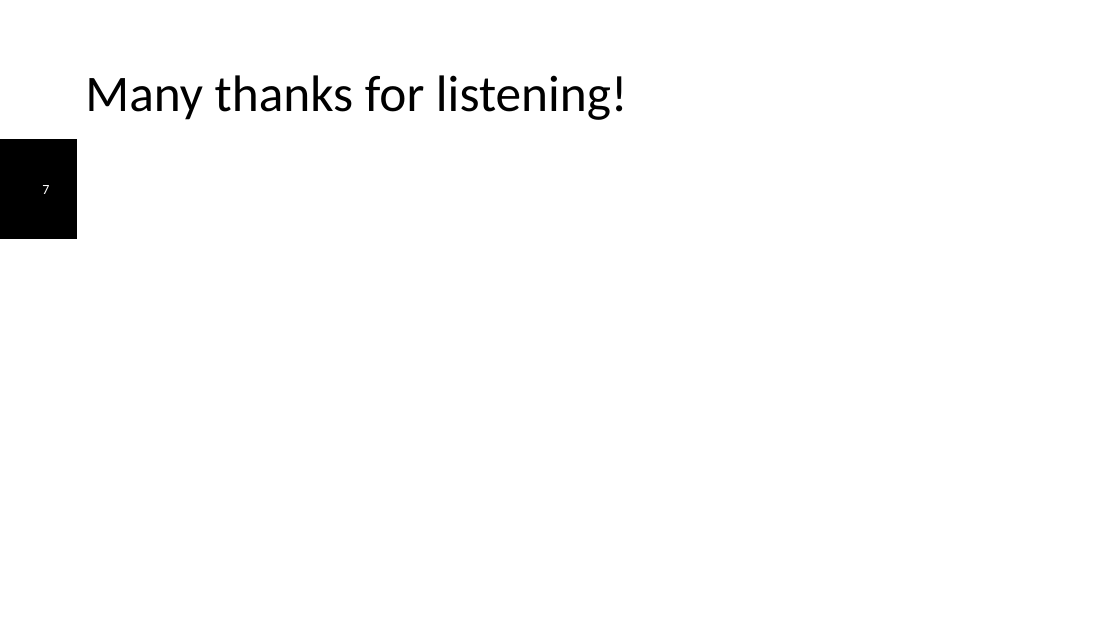
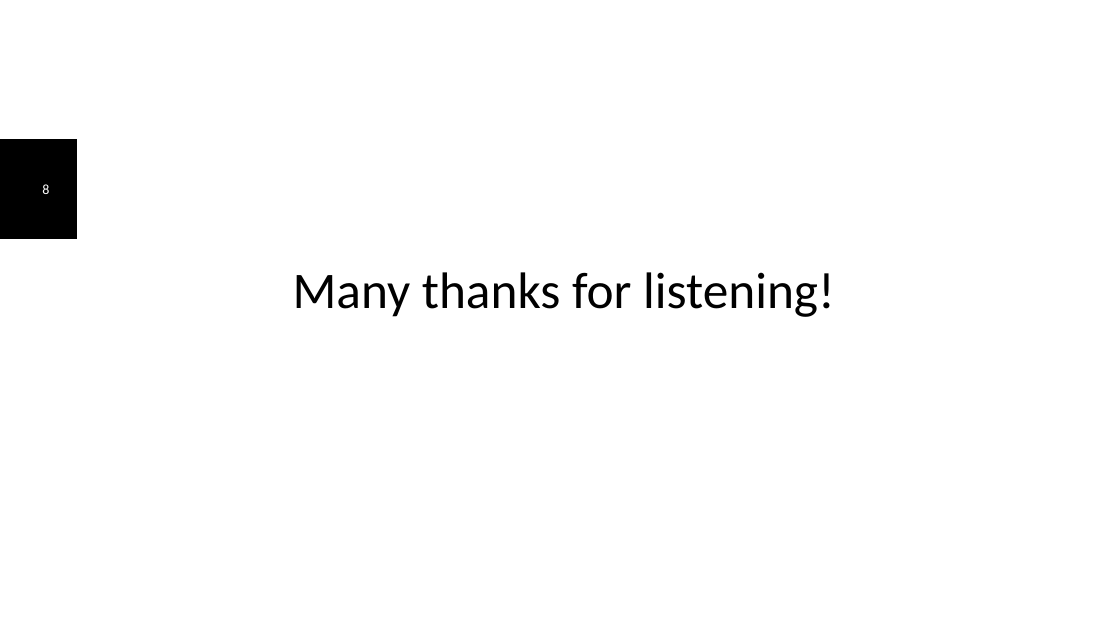
Before and after one commit to LUNDR/covid-19, a slide deck: slide 8 of Plotly_Viz_corona.pptx (slide 7 before the commit). Drawn at 1120x630 pixels with LibreOffice and Linux fonts; fonts in the diff are those of the drawing; background and template pictures are left out. Boxes give left, top, right and bottom in pixels: in the first picture for what was removed or moved away, otherwise in the second. Text is boxed around its words. In the diff, an @@ line names an element or a change of style, - is before the commit and + after.

```diff
--- a/Plotly_Viz_corona.pptx
+++ b/Plotly_Viz_corona.pptx
@@ page number at [42,184,49,194]: text changed @@
-7
+8
@@ title "Many thanks for listening!": place and size @@
-title "Many thanks for listening!" at [85,75,628,120]
+title "Many thanks for listening!" at [293,272,835,317]
```
Also in this commit, not shown: 1 other slide changed, 1 slide added, 3 other files.
